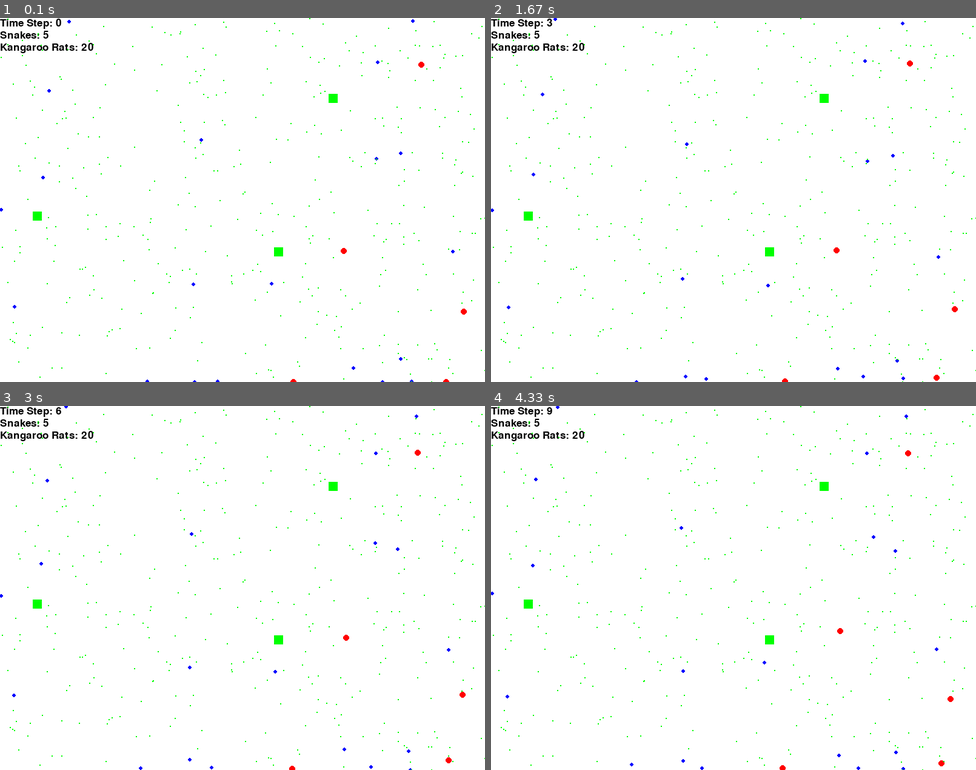
Above: before the commit, frames 1-4 (two rows, left to right).
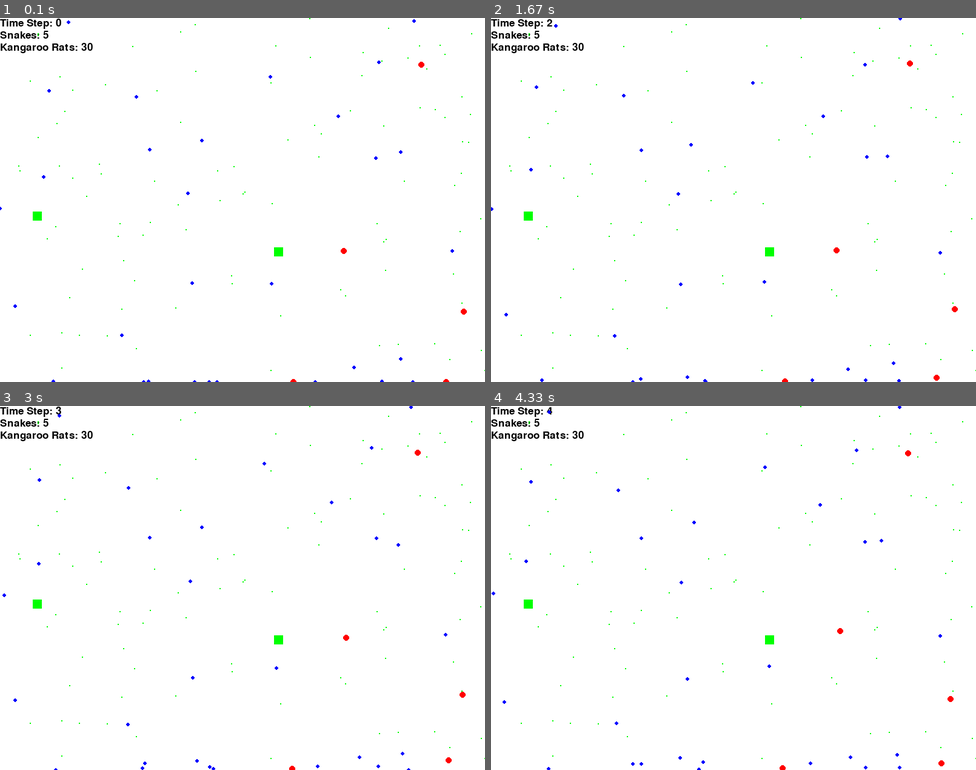
Above: after the commit, the same moments.

Repository: michaelremington2/uumarrty
Game: pygame game, started from Main.py
Same seed, same stepped clock (60 frames per second), same inputs: the game is played once before the commit and once after it.
Inputs:
- Up to frame 1 (0.1 s): no input
- Up to frame 2 (1.67 s): no input
- Up to frame 3 (3 s): no input
- Up to frame 4 (4.33 s): no input

The runs differ from the first frame. In frame 1, 0.4% of the frame differs, in the area x 0-100%, y 0-100%; in frame 2, 0.6%; in frame 3, 0.6%; in frame 4, 0.6%.

Commit message:
Update Main.py
integrated organism energy settings and alive/ dead dynamic organism counters.

Diff:
--- a/Main.py
+++ b/Main.py
@@ -1,6 +1,9 @@
 import pygame
 import random
 import Organisms
+import time
+#import pandas as pd
+#from collections import Counter
 
 class sim:
     def __init__(self,initial_snake_pop,initial_kr_pop,initial_bush_pop,initial_grass_pop):
@@ -18,27 +21,16 @@
         self.game_display = pygame.display.set_mode((self.width,self.height))
         self.caption = pygame.display.set_caption(self.title)
         self.font = pygame.font.SysFont(None, 25)
+        self.dead_kr = 0
+        self.dead_snake = 0
+        self.dead_grass = 0
+        self.dead_bush = 0
+        self.kr_energy = 0
+        self.snake_energy = 0
 
     def background(self):
         'Generates Game Background. This should be run first.'
         self.game_display.fill(self.background_color)
-
-    def add_organisms(self,org_list,org_type,time_counter):
-        '''This function designates shape and color of objects depending on the organism type.
-        org type is either KRAT, SNAKE, BUSH, GRASS.'''
-        if org_type == 'KRAT':
-            for org in org_list:
-                pygame.draw.circle(self.game_display,org.color,[org.x,org.y],org.size)
-                org.krat_move()
-        elif org_type == 'SNAKE':
-            for org in org_list:
-                org.snake_energy(time_counter)
-                pygame.draw.circle(self.game_display,org.color,[org.x,org.y],org.size)
-                org.snake_move()
-        elif org_type in ['BUSH','GRASS']:
-            for org in org_list:
-                pygame.draw.rect(self.game_display,org.color,(org.x,org.y,org.wid,org.length))
-        pygame.display.update()
 
     def set_organisms(self):
         self.SNAKES = dict(enumerate(
@@ -54,25 +46,103 @@
             [Organisms.grass(self.width,self.height) for i in range(self.initial_grass_pop)]
             ))
 
-    def time_set(self,n,time_counter,fps):
-        if (n % 13) == 0:
-            return time_counter+1
-        else:
-            return time_counter
+    def add_organisms(self,org_list,org_type,time):
+        '''This function designates shape, color, and sets energy and move counters of objects depending on the organism type.
+        org type is either KRAT, SNAKE, BUSH, GRASS.'''
+        if org_type == 'KRAT':
+            for org in org_list:
+                org.krat_energy(time)
+                pygame.draw.circle(self.game_display,org.color,[org.x,org.y],org.size)
+                org.krat_move()
+        elif org_type == 'SNAKE':
+            for org in org_list:
+                org.snake_energy(time)
+                pygame.draw.circle(self.game_display,org.color,[org.x,org.y],org.size)
+                org.snake_move()
+                #org.move()
+        elif org_type in ['BUSH','GRASS']:
+            for org in org_list:
+                pygame.draw.rect(self.game_display,org.color,(org.x,org.y,org.wid,org.length))
+        pygame.display.update()
 
-    def population_counts_and_time(self,count,num_snakes,num_rats):
-        self.text1 = self.font.render("Time Step: "+str(count), True, (0,0,0))
+    def snake_attack(self):
+        for i, snake in self.SNAKES.items():
+            for j, kr in self.KANGAROO_RATS.items():
+                dx = abs(kr.x - snake.x)
+                dy = abs(kr.y - snake.y)
+                R = 5
+                if dx <= R and dy <= R:
+                    chance_to_kill = 50
+                    strike = random.randrange(0,100)
+                    if strike <= chance_to_kill:
+                        kr.alive = False
+                        kr.krat_dead()
+                        snake.energy_counter += kr.energy_counter*snake.metabolism
+                        pygame.display.update()
+
+    def krat_grass_attack(self):
+        for i, grass in self.GRASSES.items():
+            for j, kr in self.KANGAROO_RATS.items():
+                dx = abs(grass.x - kr.x)
+                dy = abs(grass.y - kr.y)
+                R = 3
+                if dx <= R and dy <= R:
+                    grass.alive = False
+                    grass.grass_dead()
+                    self.dead_grass += 1
+                    kr.energy_counter += grass.energy_counter*kr.metabolism
+                    pygame.display.update()
+
+    def krat_bush_attack(self):
+        for i, bush in self.BUSHES.items():
+            for j, kr in self.KANGAROO_RATS.items():
+                dx = abs(bush.x - kr.x)
+                dy = abs(bush.y - kr.y)
+                R = 5
+                if dx <= R and dy <= R:
+                    kr.energy_counter += 10*kr.metabolism
+                    bush.energy_counter += -10
+                    bush.bush_dead()
+                    pygame.display.update()
+
+    def krat_energy_total(self,time_counter):
+        kr=self.KANGAROO_RATS.get(1)
+        print('Kangaroo Rat 1 Energy Counter ' + str(kr.energy_counter)+ 'time: ' +str(time_counter))
+
+    def krat_count(self):
+        dead_krat_list = []
+        for j, kr in self.KANGAROO_RATS.items():
+            if kr.alive == False:
+                dead_krat_list.append(j)
+        self.dead_kr=len(set(dead_krat_list))
+
+    def snake_count(self):
+        dead_snake_list = []
+        for j, snake in self.SNAKES.items():
+            if snake.alive == False:
+                dead_snake_list.append(j)
+        self.dead_snake=len(set(dead_snake_list))
+
+    def stopwatch(self,seconds):
+        start = round(time.time())
+        elapsed = 0
+        while elapsed < seconds:
+            elapsed = round(time.time()) - start
+
+    def population_counts_and_time(self,time,num_snakes,num_rats):
+        '''Sets legend. counts for time, snake population, and krat population'''
+        self.text1 = self.font.render("Time Step: "+str(time), True, (0,0,0))
         self.game_display.blit(self.text1,(0,0))
-        self.text2 = self.font.render("Snakes: "+ str(len(num_snakes)), True, (0,0,0))
+        self.text2 = self.font.render("Snakes: "+ str(len(num_snakes)-self.dead_snake), True, (0,0,0))
         self.game_display.blit(self.text2,(0,20))
-        self.text3 = self.font.render("Kangaroo Rats: "+ str(len(num_rats)), True, (0,0,0))
+        self.text3 = self.font.render("Kangaroo Rats: "+ str(len(num_rats) - self.dead_kr), True, (0,0,0))
         self.game_display.blit(self.text3,(0,40))
 
     def main(self):
         '''Main function that runs and compiles the program'''
-        time_counter=0
-        n = 0
         fps = 30
+        start = round(time.time())
+        time_counter = 0
         self.set_organisms()
         while True:
             for event in pygame.event.get():
@@ -81,19 +151,22 @@
                     quit()
             self.background()
             self.population_counts_and_time(time_counter,self.SNAKES,self.KANGAROO_RATS)
-            self.add_organisms(self.SNAKES.values(),'SNAKE',n)
-            self.add_organisms(self.KANGAROO_RATS.values(),'KRAT',n)
-            self.add_organisms(self.BUSHES.values(),'BUSH',n)
-            self.add_organisms(self.GRASSES.values(),'GRASS',n)
+            self.add_organisms(self.SNAKES.values(),'SNAKE',time_counter)
+            self.add_organisms(self.KANGAROO_RATS.values(),'KRAT',time_counter)
+            self.add_organisms(self.BUSHES.values(),'BUSH',time_counter)
+            self.add_organisms(self.GRASSES.values(),'GRASS',time_counter)
+            self.snake_attack()
+            self.krat_grass_attack()
+            self.krat_bush_attack()
+            #self.krat_energy_total(time_counter)
             self.clock.tick(fps)
-            n=n+1
-            time_counter = self.time_set(n,time_counter,fps)
-            #print(time_counter)
+            self.krat_count()
+            time_counter = round(time.time()) - start
 
 if __name__ ==  "__main__":
     initial_snake_pop = 5
-    initial_kr_pop = 20
-    initial_bush_pop = 3
-    initial_grass_pop = 400
+    initial_kr_pop = 30
+    initial_bush_pop = 2
+    initial_grass_pop = 100
     sim = sim(initial_snake_pop,initial_kr_pop,initial_bush_pop,initial_grass_pop)
     sim.main()
